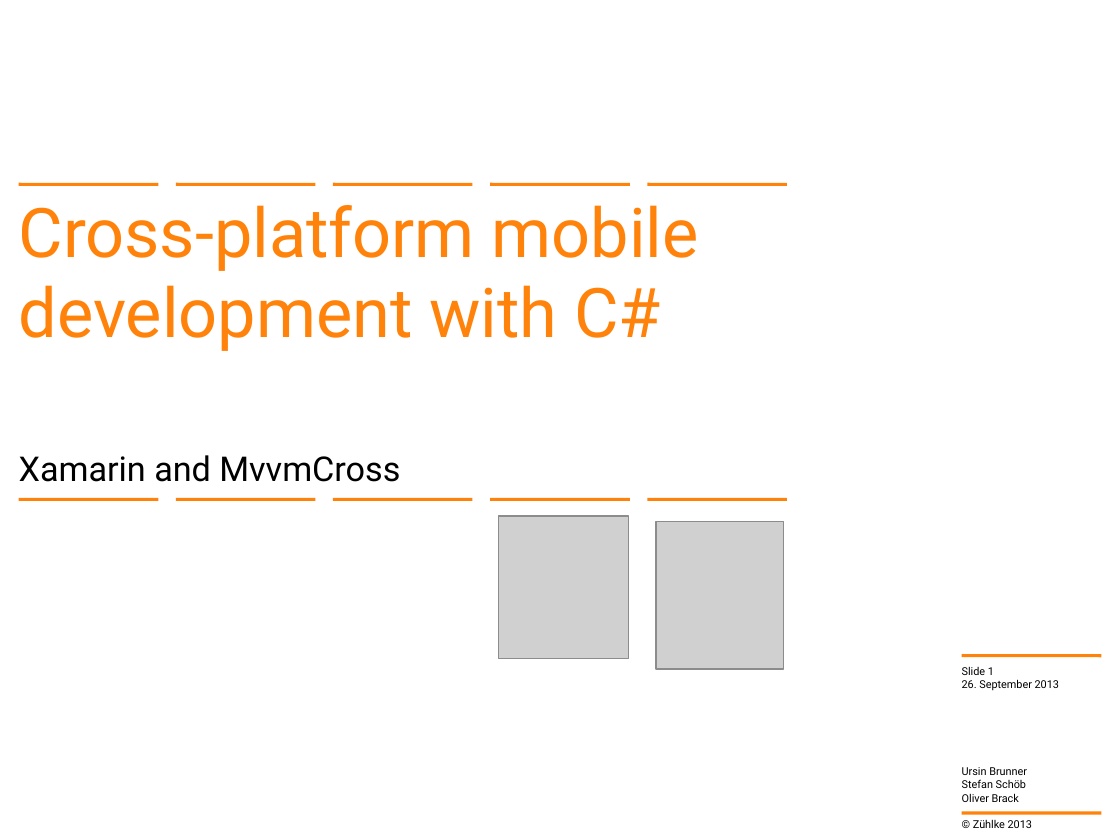
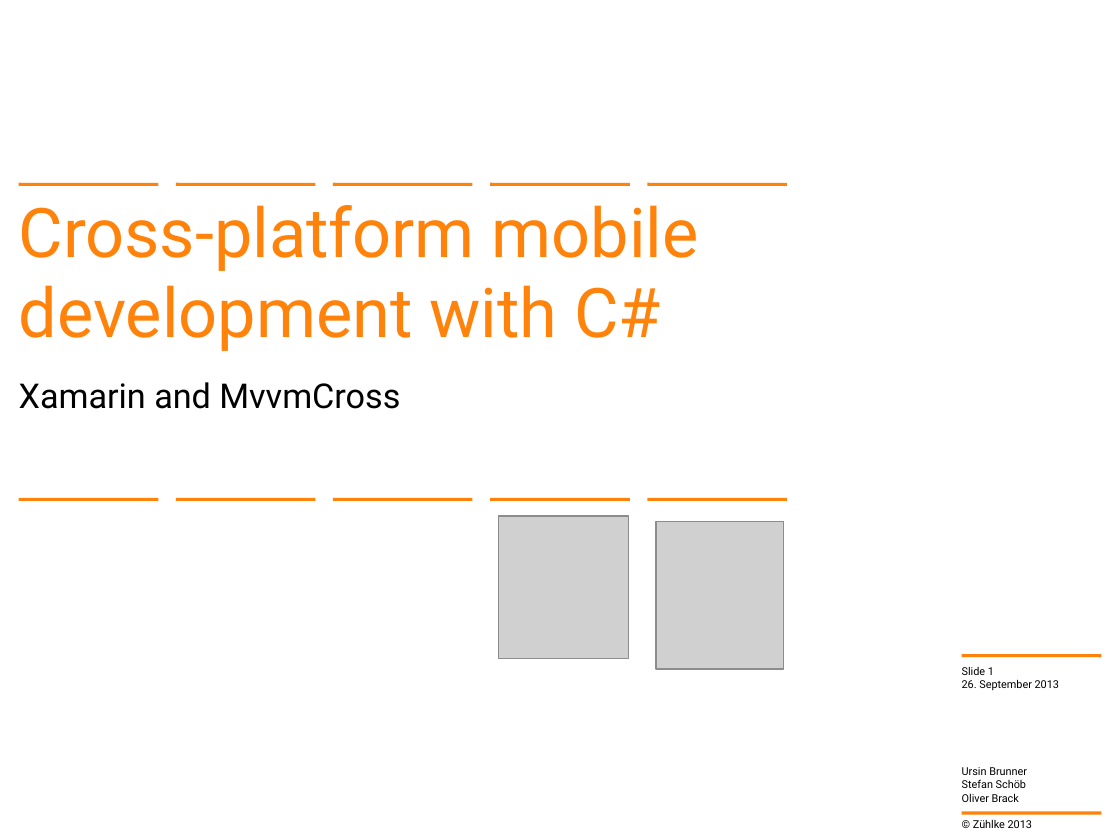
Before and after one commit to brunnurs/zxm, a slide deck: slide 1 of docs/13-09-26 Cross-platform mobile development with C#.pptx. Drawn at 1120x840 pixels with LibreOffice and Linux fonts; fonts in the diff are those of the drawing; grey boxes stand for pictures; background and template pictures are left out. Boxes give left, top, right and bottom in pixels: in the first picture for what was removed or moved away, otherwise in the second. Text is boxed around its words. In the diff, an @@ line names an element or a change of style, - is before the commit and + after.

```diff
--- a/docs/13-09-26 Cross-platform mobile development with C#.pptx
+++ b/docs/13-09-26 Cross-platform mobile development with C#.pptx
@@ subtitle "Xamarin and MvvmCross" at box(19, 382, 400, 409): vertical alignment bottom to top @@
```
Also in this commit, not shown: 5 other slides changed.
